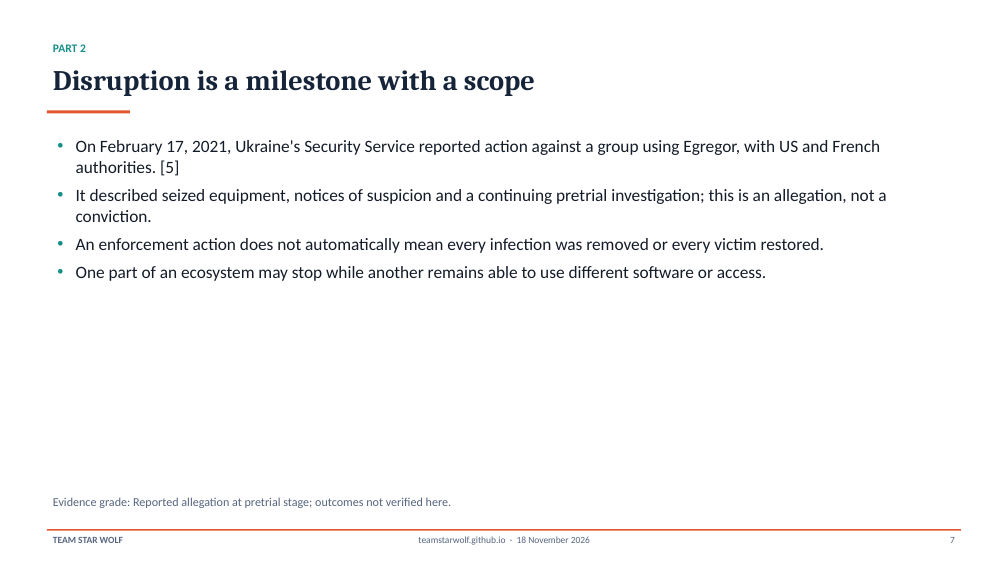
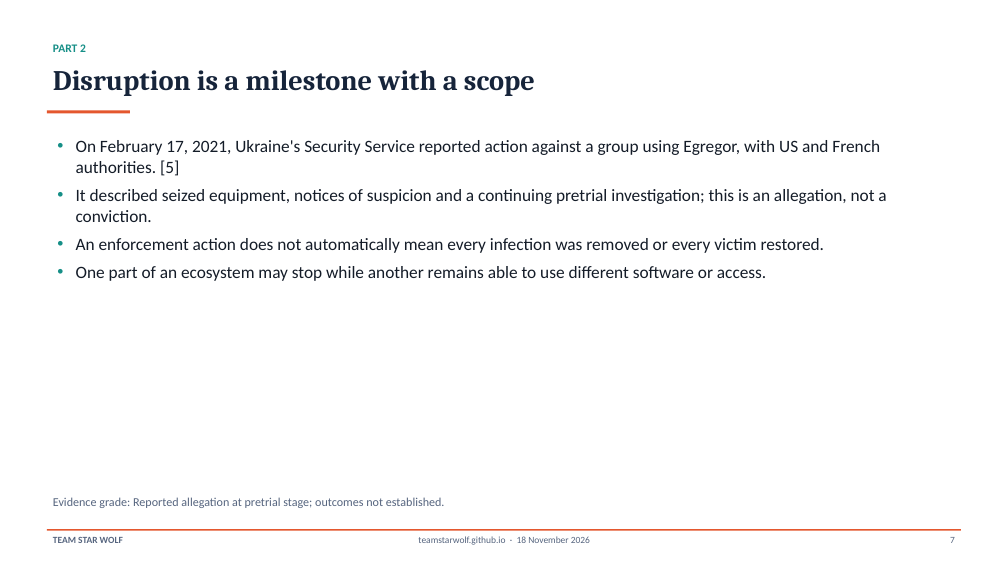
Before and after one commit to TeamStarWolf/TeamStarWolf, a slide deck: slide 7 of case-studies/slides/Egregor_2020_2021_Case_Study.pptx. Drawn at 1008x567 pixels with LibreOffice and Linux fonts; fonts in the diff are those of the drawing. Boxes give left, top, right and bottom in pixels: in the first picture for what was removed or moved away, otherwise in the second. Text is boxed around its words. In the diff, an @@ line names an element or a change of style, - is before the commit and + after.

```diff
--- a/case-studies/slides/Egregor_2020_2021_Case_Study.pptx
+++ b/case-studies/slides/Egregor_2020_2021_Case_Study.pptx
@@ text at bbox=[53, 497, 445, 508]: text changed @@
-Evidence grade: Reported allegation at pretrial stage; outcomes not verified here.
+Evidence grade: Reported allegation at pretrial stage; outcomes not established.
```
Also in this commit, not shown: 1 other file.
